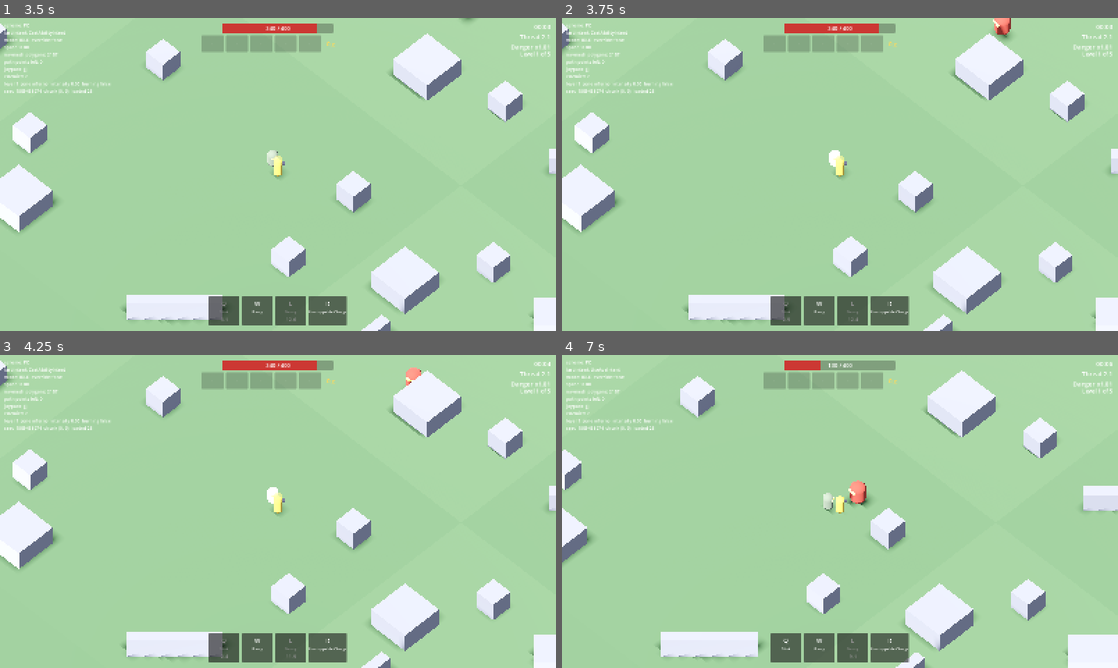
Above: before the commit, frames 1-4 (two rows, left to right).
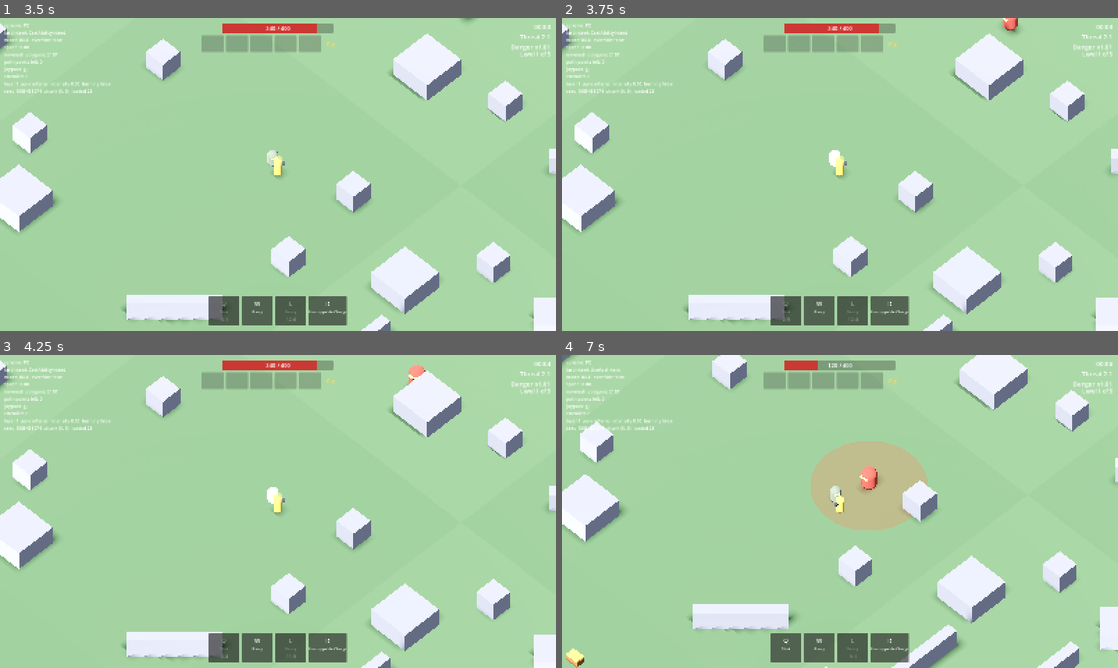
Above: after the commit, the same moments.

Repository: Ahadwen/Escape-v2
Game: Godot game, scene res://world/levels/level.tscn
Same seed, same stepped clock (60 frames per second), same inputs: the game is played once before the commit and once after it.
Inputs (mouse positions are in pixels of both pictures, inside the frame that each line leads up to):
- Up to frame 1 (3.5 s): tap Enter at 0.5 s; move the mouse to (400, 158) at 0.52 s; tap Q (ability_1) at 0.6 s; click (400, 158) at 0.67 s; drag from (166, 190) to (250, 237) at 1.27 s; move the mouse to (333, 105) at 2.02 s; tap E (ability_3) at 2.1 s; click (333, 105) at 2.17 s; drag from (250, 237) to (111, 127) at 2.77 s
- Up to frame 2 (3.75 s): click (673, 127) at 3.5 s; move the mouse to (1006, 221) at 3.52 s; click (1006, 221) at 3.6 s
- Up to frame 3 (4.25 s): no input
- Up to frame 4 (7 s): drag from (673, 464) to (756, 433) at 4.27 s; move the mouse to (867, 511) at 5.02 s; right-click (867, 511) at 5.1 s; click (867, 511) at 5.17 s; drag from (756, 433) to (728, 527) at 5.77 s; move the mouse to (962, 495) at 6.52 s; tap 1 (use_ace_1) at 6.6 s; click (962, 495) at 6.67 s

Frame 1 is identical in both runs. In frame 2, 0.2% of the frame differs, in the area x 77-83%, y 0-8%; in frame 3, less than 0.1%; in frame 4, 23%, in the area x 0-100%, y 0-100%.

Commit message:
Brute: show the charge, slower pursuit, wider slam
While charging the Brute glows and a lane on the ground shows its heading
(longer as it speeds up, gone once it brakes). Pursuit speed toned down
(move 7, floor x1.05, catch-up x1.3) and the slam radius raised to 4.5 m.

Co-Authored-By: Claude Opus 5.5 <noreply@anthropic.com>
Claude-Session: https://claude.ai/code/session_01MK2ViG6yW215fERvVJH3QP

Diff:
--- a/enemies/data/hunters/brute.tres
+++ b/enemies/data/hunters/brute.tres
@@ -10,9 +10,9 @@
 display_name = "Slam"
 cooldown = 5.0
 initial_cooldown = 1.0
-max_range = 3.2
+max_range = 4.5
 shape = 1
-radius = 3.2
+radius = 4.5
 wind_up = 0.7
 recovery = 0.8
 damage = 90.0
@@ -47,8 +47,9 @@
 display_name = "Brute"
 color = Color(0.75, 0.3, 0.25, 1)
 body_scale = Vector3(1.5, 1.25, 1.5)
-move_speed = 8.5
-speed_floor_ratio = 1.3
+move_speed = 7.0
+speed_floor_ratio = 1.05
+catch_up_multiplier = 1.3
 lifetime_min = 35.0
 lifetime_max = 55.0
 threat_cost = 1.0
--- a/enemies/hunters/abilities/rush_ability.gd
+++ b/enemies/hunters/abilities/rush_ability.gd
@@ -4,7 +4,9 @@
 ## poor turning circle and speeding up the whole time. It only stops once it
 ## is past you along its own heading (a sidestep makes it overrun you), it
 ## hits you, or it runs out of steam. It smashes through terrain, so ducking
-## behind a wall doesn't save you.
+## behind a wall doesn't save you. While charging it glows and a lane on the
+## ground shows where it's heading (no wind-up: it shows the charge, it
+## doesn't warn of it).
 
 ## Speed it starts from, as a multiple of its current move speed.
 @export var start_speed_ratio: float = 1.0
@@ -26,6 +28,8 @@
 @export var recovery: float = 0.6
 ## How far ahead of you it steers (seconds of your movement).
 @export var lead: float = 0.2
+## The heading lane shows this many seconds of travel at the current speed.
+@export var lane_seconds: float = 0.5
 
 
 func create_action(brain: HunterBrain) -> HunterAction:
@@ -63,6 +67,7 @@
 		_movement.wall_mode = MomentumMovement.WallMode.SMASH
 		_movement.hit_obstacle.connect(Obstacles.destroy)
 		enemy().movement.start_override(_movement)
+		enemy().set_tell(true)
 
 	func tick(delta: float) -> bool:
 		match _phase:
@@ -72,7 +77,9 @@
 					_check_hits()
 					if not _hit.is_empty() or _is_past_target():
 						_movement.stop_driving()
+				_show_lane()
 				if _movement.finished:
+					_end_indication()
 					_phase = Phase.RECOVER
 					_timer = ability.recovery
 			Phase.RECOVER:
@@ -81,8 +88,22 @@
 		return false
 
 	func cancel() -> void:
+		_end_indication()
 		if _movement != null:
 			_movement.cancel()
+
+	## A lane ahead of it, longer the faster it goes; gone once it brakes.
+	func _show_lane() -> void:
+		if not _movement.is_driving():
+			brain.warning.clear()
+			return
+		var length: float = maxf(_movement.speed * ability.lane_seconds, 3.0)
+		brain.warning.show_line(enemy().global_position, _movement.direction, length, ability.width)
+		brain.warning.set_progress(1.0)
+
+	func _end_indication() -> void:
+		brain.warning.clear()
+		enemy().set_tell(false)
 
 	## True once the target is behind it by pass_distance along its heading.
 	func _is_past_target() -> bool:
